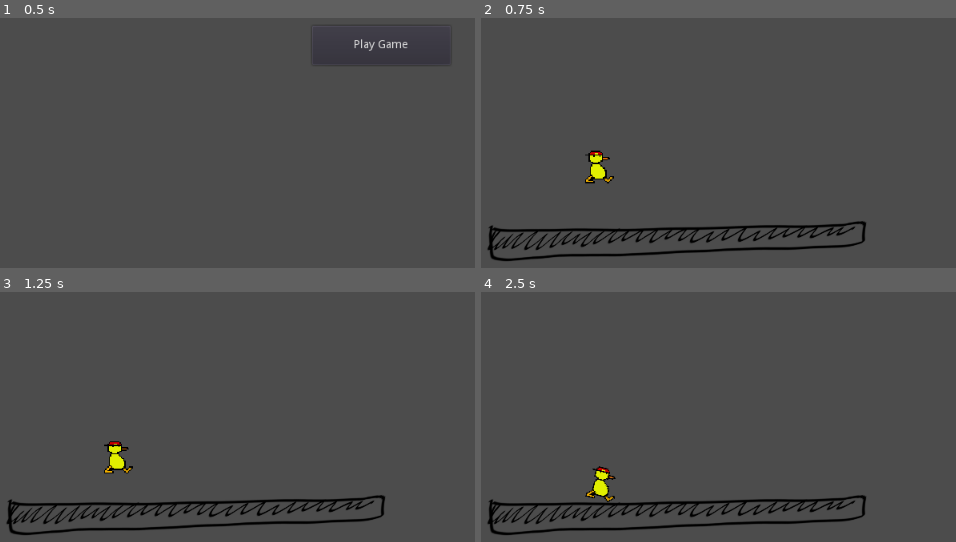
Above: before the commit, frames 1-4 (two rows, left to right).
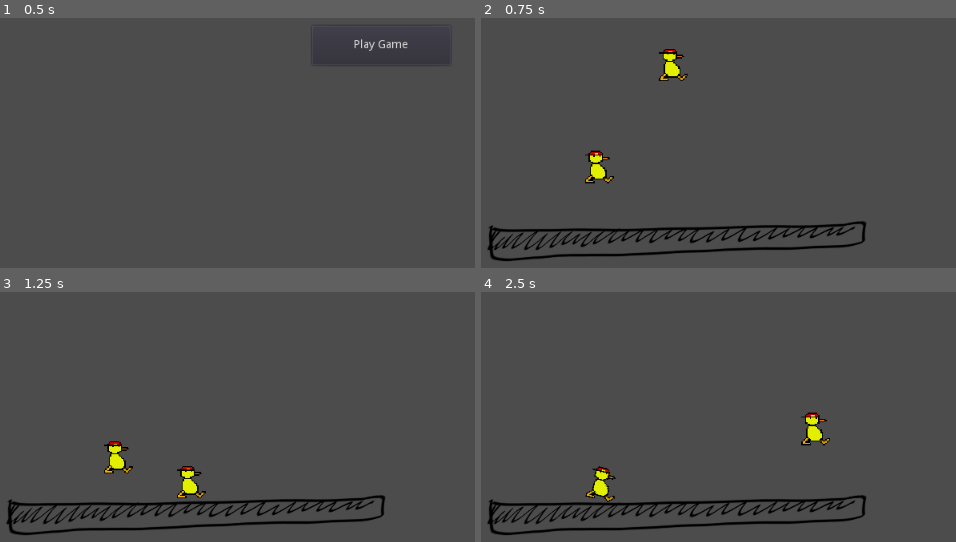
Above: after the commit, the same moments.

Repository: jdkrei65/tsa-game-2021
Game: Godot game, scene res://Main.tscn
Two runs of this game, one before a commit and one after it. Both use one fixed random seed, a clock stepped at 60 frames per second and the inputs below.
Inputs:
- Up to frame 1 (0.5 s): no input
- Up to frame 2 (0.75 s): click "Play Game" at 0.5 s
- Up to frame 3 (1.25 s): no input
- Up to frame 4 (2.5 s): hold Space (jump, bound only after the commit) 1.28-2.03 s; hold Right (move_right, bound only after the commit) from 1.28 s (still down); tap Space (jump, bound only after the commit) at 2.1, 2.27 s

Frame 1 is identical in both runs. In frame 2, 0.5% of the frame differs, in the area x 37-44%, y 12-26%; in frame 3, 0.4%; in frame 4, 0.5%, in the area x 67-74%, y 48-62%.

Commit message:
Added player, exported game

Diff:
--- a/levels/Level1.tscn
+++ b/levels/Level1.tscn
@@ -1,7 +1,8 @@
-[gd_scene load_steps=5 format=2]
+[gd_scene load_steps=6 format=2]
 
 [ext_resource path="res://images/duck.png" type="Texture" id=1]
 [ext_resource path="res://images/ground_test.png" type="Texture" id=2]
+[ext_resource path="res://resources/Player.tscn" type="PackedScene" id=3]
 
 [sub_resource type="CapsuleShape2D" id=1]
 radius = 15.0266
@@ -42,3 +43,6 @@
 position = Vector2( -6, -49 )
 rotation = -0.0174533
 shape = SubResource( 2 )
+
+[node name="Player" parent="." instance=ExtResource( 3 )]
+position = Vector2( 264.285, 298.264 )
--- a/project.godot
+++ b/project.godot
@@ -18,6 +18,28 @@
 
 window/size/width=1000
 
+[input]
+
+move_right={
+"deadzone": 0.5,
+"events": [ Object(InputEventKey,"resource_local_to_scene":false,"resource_name":"","device":0,"alt":false,"shift":false,"control":false,"meta":false,"command":false,"pressed":false,"scancode":16777233,"unicode":0,"echo":false,"script":null)
+, Object(InputEventKey,"resource_local_to_scene":false,"resource_name":"","device":0,"alt":false,"shift":false,"control":false,"meta":false,"command":false,"pressed":false,"scancode":68,"unicode":0,"echo":false,"script":null)
+ ]
+}
+move_left={
+"deadzone": 0.5,
+"events": [ Object(InputEventKey,"resource_local_to_scene":false,"resource_name":"","device":0,"alt":false,"shift":false,"control":false,"meta":false,"command":false,"pressed":false,"scancode":65,"unicode":0,"echo":false,"script":null)
+, Object(InputEventKey,"resource_local_to_scene":false,"resource_name":"","device":0,"alt":false,"shift":false,"control":false,"meta":false,"command":false,"pressed":false,"scancode":16777231,"unicode":0,"echo":false,"script":null)
+ ]
+}
+jump={
+"deadzone": 0.5,
+"events": [ Object(InputEventKey,"resource_local_to_scene":false,"resource_name":"","device":0,"alt":false,"shift":false,"control":false,"meta":false,"command":false,"pressed":false,"scancode":32,"unicode":0,"echo":false,"script":null)
+, Object(InputEventKey,"resource_local_to_scene":false,"resource_name":"","device":0,"alt":false,"shift":false,"control":false,"meta":false,"command":false,"pressed":false,"scancode":87,"unicode":0,"echo":false,"script":null)
+, Object(InputEventKey,"resource_local_to_scene":false,"resource_name":"","device":0,"alt":false,"shift":false,"control":false,"meta":false,"command":false,"pressed":false,"scancode":16777232,"unicode":0,"echo":false,"script":null)
+ ]
+}
+
 [physics]
 
 common/enable_pause_aware_picking=true
--- /dev/null
+++ b/resources/Player.gd
@@ -0,0 +1,31 @@
+extends KinematicBody2D
+
+
+export var speed = 150
+export var gravity = 25
+export var jump_power = 500
+var velocity = Vector2(0, 0)
+
+# Called when the node enters the scene tree for the first time.
+func _ready():
+	pass # Replace with function body.
+
+func _physics_process(delta):
+	if Input.is_action_pressed("move_right"):
+		velocity.x = speed
+	if Input.is_action_pressed("move_left"):
+		velocity.x = -speed
+
+	velocity.y += gravity
+
+	if Input.is_action_pressed("jump") and is_on_floor():
+		velocity.y = -jump_power
+
+	velocity = move_and_slide(velocity, Vector2.UP)
+
+	velocity.x = lerp(velocity.x, 0, 0.1)
+
+
+# Called every frame. 'delta' is the elapsed time since the previous frame.
+#func _process(delta):
+#	pass
--- /dev/null
+++ b/resources/Player.tscn
@@ -0,0 +1,21 @@
+[gd_scene load_steps=4 format=2]
+
+[ext_resource path="res://images/duck.png" type="Texture" id=1]
+[ext_resource path="res://resources/Player.gd" type="Script" id=2]
+
+[sub_resource type="CapsuleShape2D" id=1]
+radius = 15.0266
+height = 10.942
+
+[node name="Player" type="KinematicBody2D"]
+script = ExtResource( 2 )
+
+[node name="Sprite" type="Sprite" parent="."]
+scale = Vector2( 0.25, 0.25 )
+texture = ExtResource( 1 )
+hframes = 2
+vframes = 2
+
+[node name="CollisionShape2D" type="CollisionShape2D" parent="."]
+position = Vector2( -1.93246, 3.27032 )
+shape = SubResource( 1 )
Not shown, added: export_presets.cfg
Not shown, added: export/favicon.png
Not shown, added: export/index.audio.worklet.js
Not shown, added: export/index.html
Not shown, added: export/index.js
Not shown, added: export/index.pck
Not shown, added: export/index.png
Not shown, added: export/index.wasm
